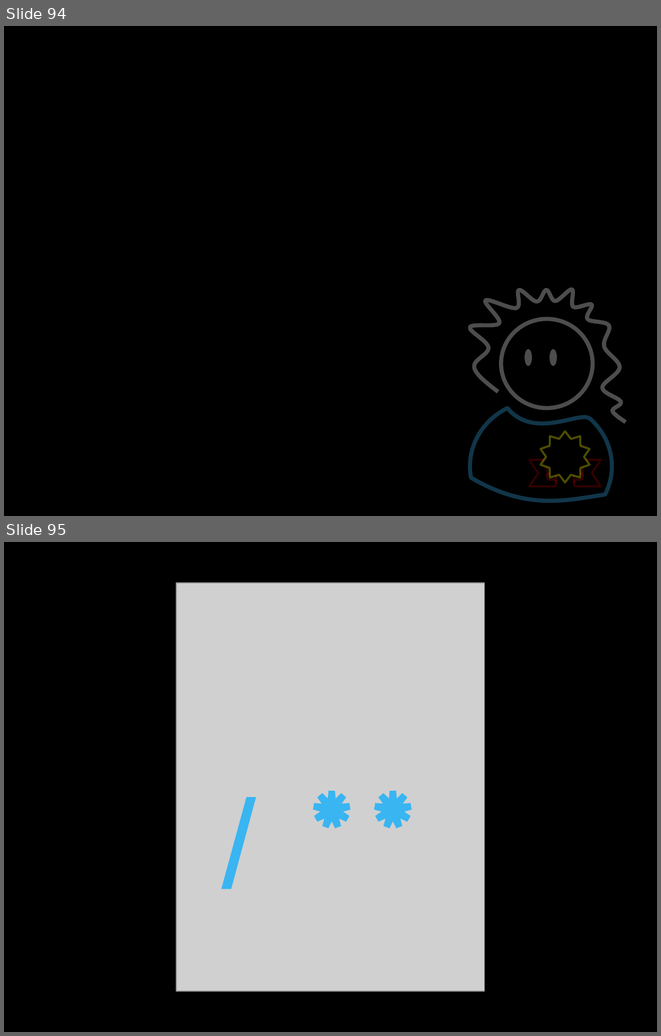
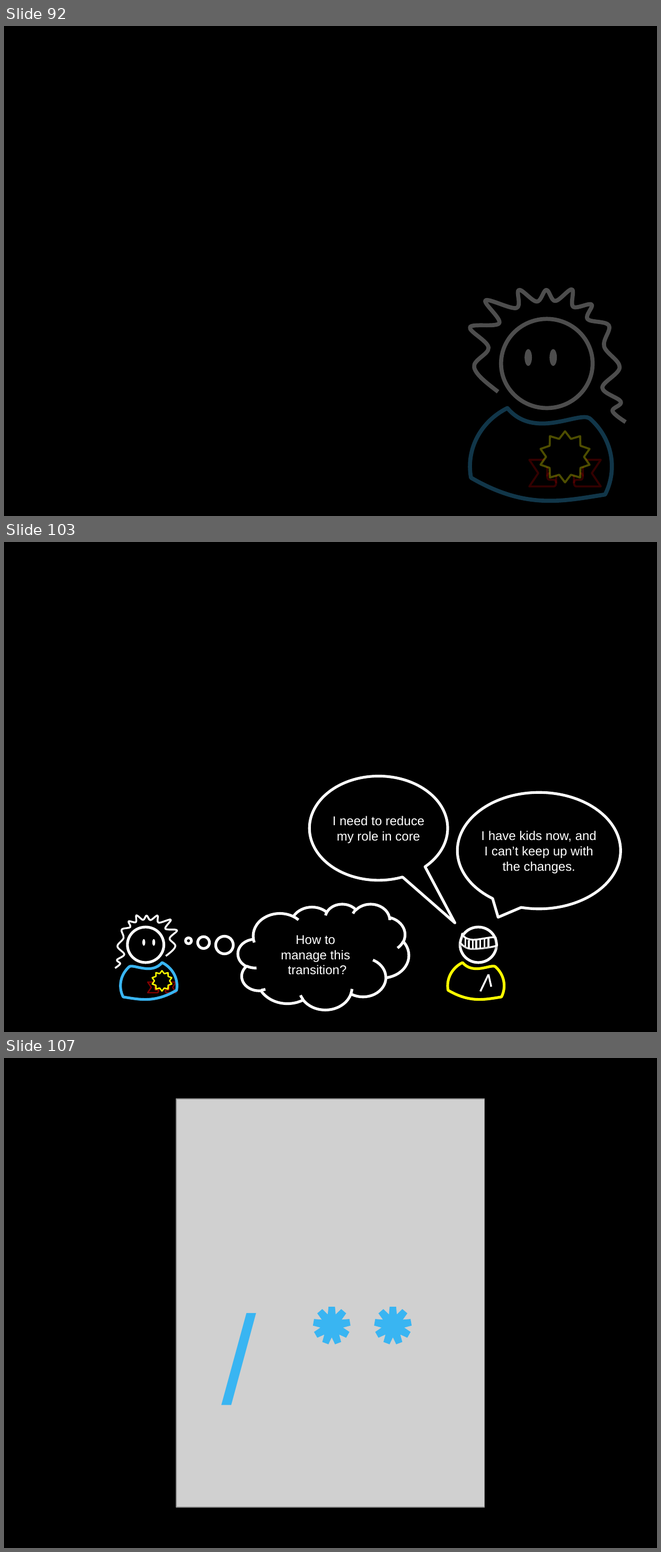
Before and after one commit to socketwench/exampleModuleAintCore, a slide deck: src/exampleModuleAintCore.pptx. Shown one above the other, each under a label of ours: slides 94 and 95 before the commit, slides 92, 103 and 107 after it; the slides between them are not shown. The pictures are 661x1036 and 661x1552 pixels, drawn with LibreOffice and Linux fonts; fonts in the diff are those of the drawing; grey boxes stand for pictures. Boxes give left, top, right and bottom in pixels: in the first picture for what was removed or moved away, otherwise in the second. Text is boxed around its words. In the diff, an @@ line names an element or a change of style, - is before the commit and + after.

```diff
--- a/src/exampleModuleAintCore.pptx
+++ b/src/exampleModuleAintCore.pptx
@@ slide 103 added at <box>4,542,657,1032</box>, background #000000 @@
@@ speech bubble added at <box>310,776,448,880</box>, outline #FFFFFF 3 pt, 14 pt, text #FFFFFF @@
+I need to reduce my role in core
@@ speech bubble added at <box>457,792,620,908</box>, outline #FFFFFF 3 pt, 14 pt, text #FFFFFF @@
+I have kids now, and I can’t keep up with the changes.
@@ thought cloud added at <box>238,904,409,1009</box>, outline #FFFFFF 3 pt, 14 pt, text #FFFFFF @@
+How to
+manage this
+transition?
@@ group added at <box>115,915,177,1000</box>: 2 freeform shapes, 2 ellipses @@
@@ ellipse added at <box>127,927,164,962</box>, outline #FFFFFF 3 pt @@
@@ group added at <box>448,927,504,1000</box>: 9 lines, 2 freeform shapes, 1 ellipse @@
@@ star added at <box>152,970,172,990</box>, fill #000000, outline #FFFF00 1.5 pt @@
@@ ribbon added at <box>148,976,176,992</box>, outline #800000 1.5 pt @@
@@ what was slide 94 is now slide 92 @@
@@ what was slide 95 is now slide 107 @@
```
Also in this commit, not shown: 13 other slides added, 2 slides removed, 13 other files.
